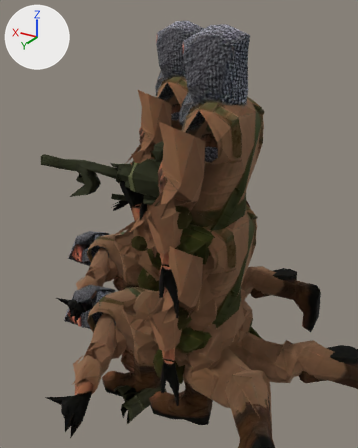
The glTF model art/meshes/recoilless_team.glb: old version first, new version second.
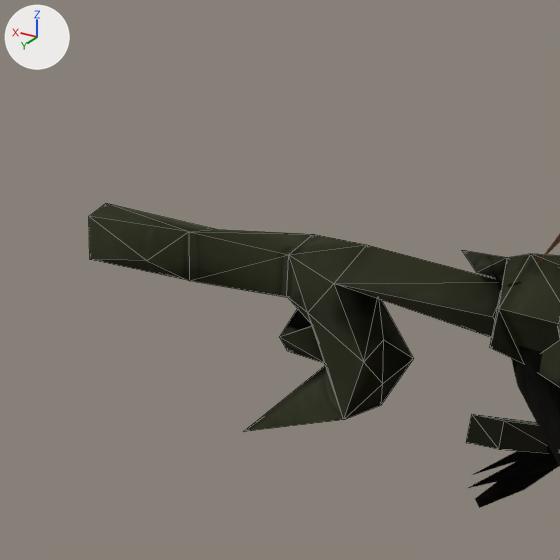
Each version is shown whole from a 50 mm camera at (-1.25, 2.058, 1.765) aimed at (0.09, -0.176, 0.648), then close up on the part from 7% to 36% of the width and 26% to 49% of the height. The lights are fixed; the arrows at upper left show +X, +Y and +Z. The first two pictures are the older version. The close-ups show mesh edges as thin lines. Vertices at exactly the same position are counted once.

The first close-up shows 'uniform', 'weapon'.
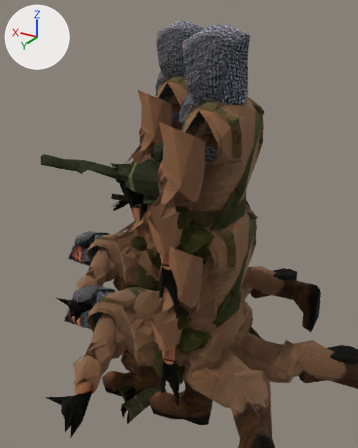
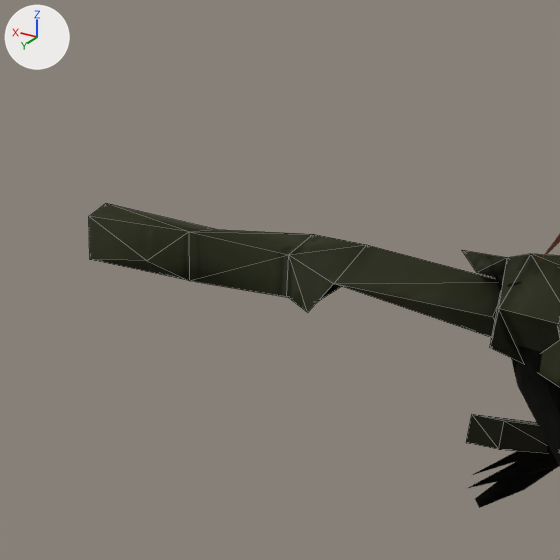
What differs and where, as boxes (x1, y1, x2, y2) in the close-ups (560 x 560 px):
part 1 of me_weapon, deleted
    before: (243, 284, 414, 432)

Patch to the scene script:
```diff
--- a/art/meshes/recoilless_team.glb.py
+++ b/art/meshes/recoilless_team.glb.py
@@ me_weapon @@
 # used by ob_weapon; location = (0.0, 0.0, 0.0)
-me_weapon.from_pydata(...)  # 224 vertices, 424 faces; spans x -0.215..0.892, y -0.234..0.686, z 0.0..1.175
+me_weapon.from_pydata(...)  # 208 vertices, 391 faces; spans x -0.215..0.892, y -0.234..0.686, z 0.0..1.175
+# me_weapon part 1
+# 16 vertices are removed from x 0.499..0.703, y -0.005..0.073, z 0.766..0.913
+# 33 faces are deleted
 me_weapon.materials.append(mat_bakedmaterial)
```
